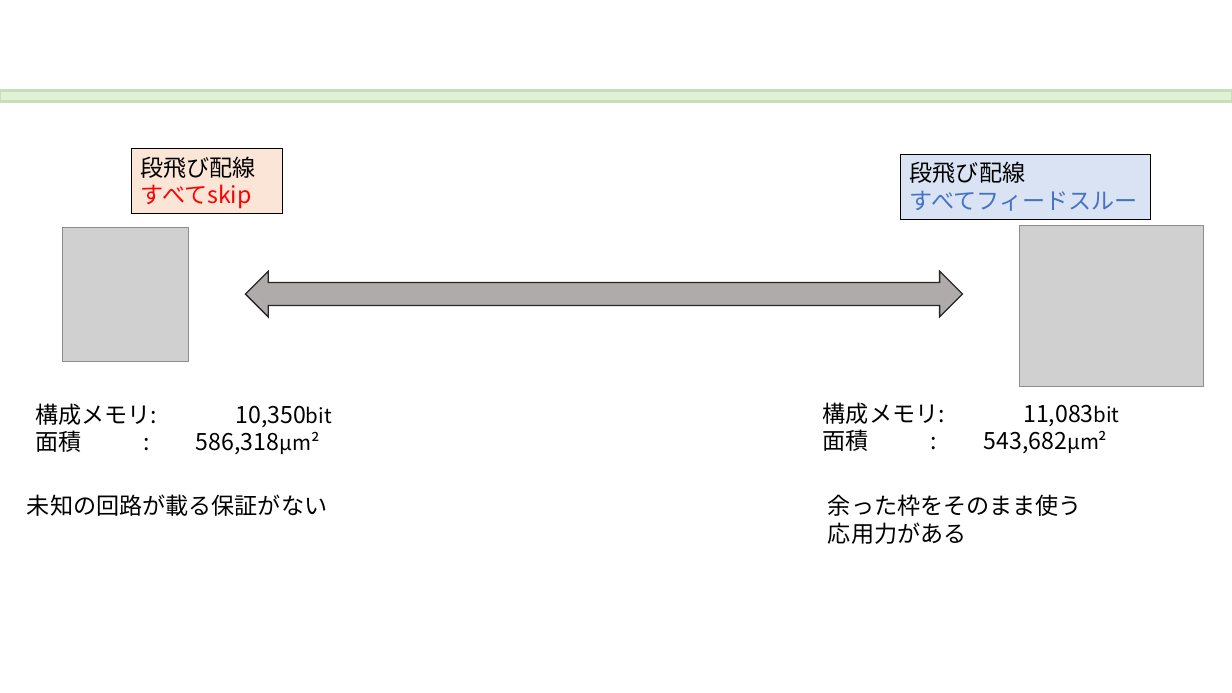
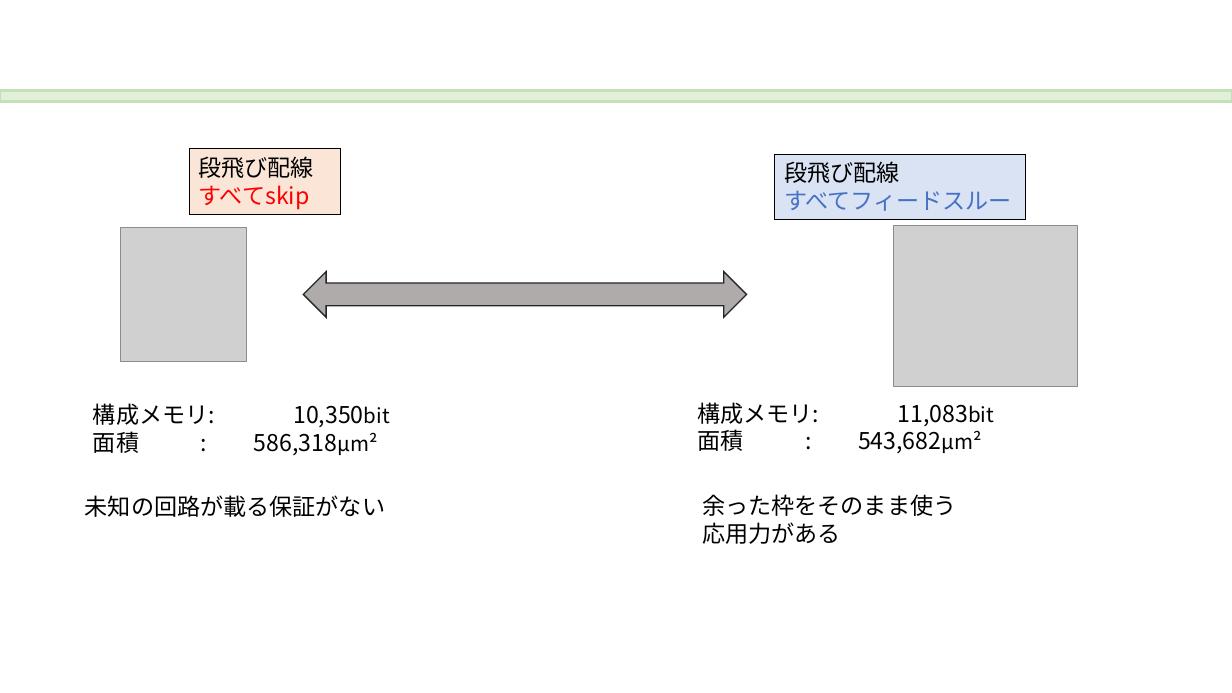
Before and after one commit to kumamoto-u-iida-lab/sopa_flow, a slide deck: slide 16 of docs/SoPA.pptx (slide 14 before the commit). Drawn at 1232x693 pixels with LibreOffice and Linux fonts; fonts in the diff are those of the drawing; grey boxes stand for pictures. Boxes give left, top, right and bottom in pixels: in the first picture for what was removed or moved away, otherwise in the second. Text is boxed around its words. In the diff, an @@ line names an element or a change of style, - is before the commit and + after.

```diff
--- a/docs/SoPA.pptx
+++ b/docs/SoPA.pptx
@@ picture: place and size @@
-picture at (63,227,189,361)
+picture at (120,227,246,361)
@@ left right arrow: place and size @@
-left right arrow at (246,272,963,317)
+left right arrow at (303,272,747,317)
@@ 2 texts, 1 rectangle: place and size @@
-2 texts, 1 rectangle at (27,149,327,516)
+2 texts, 1 rectangle at (85,149,385,517)
@@ 2 texts, 1 picture, 1 rectangle: place and size @@
-2 texts, 1 picture, 1 rectangle at (823,154,1203,544)
+2 texts, 1 picture, 1 rectangle at (697,154,1078,544)
```
Also in this commit, not shown: 2 other slides changed.
